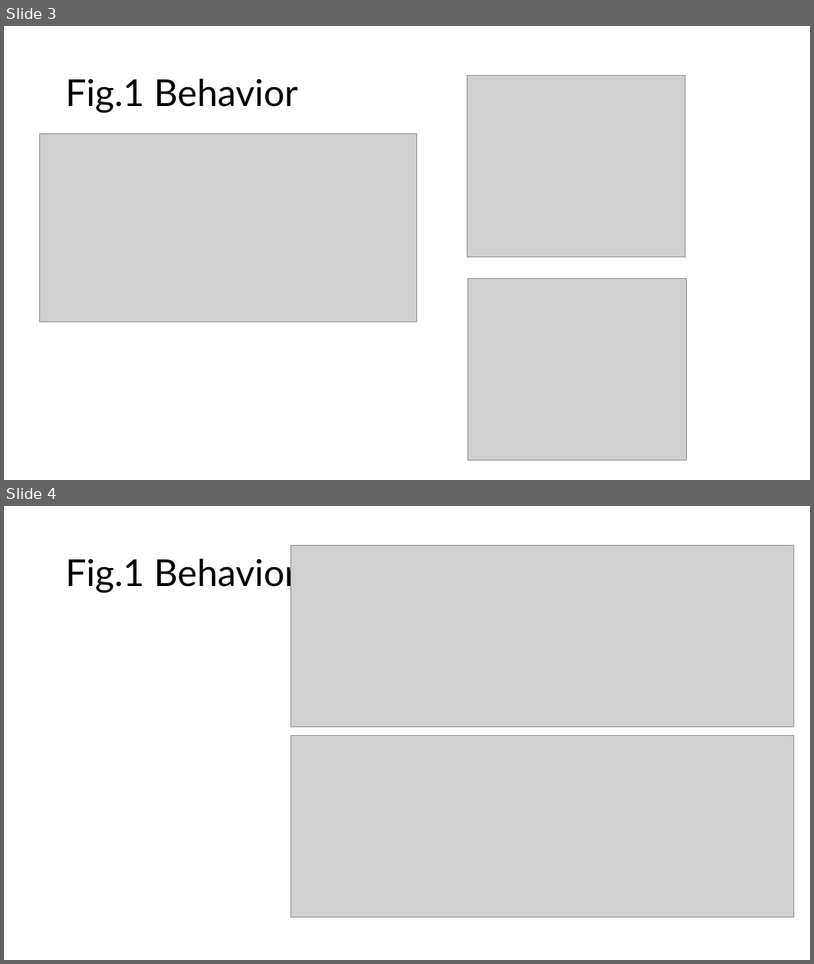
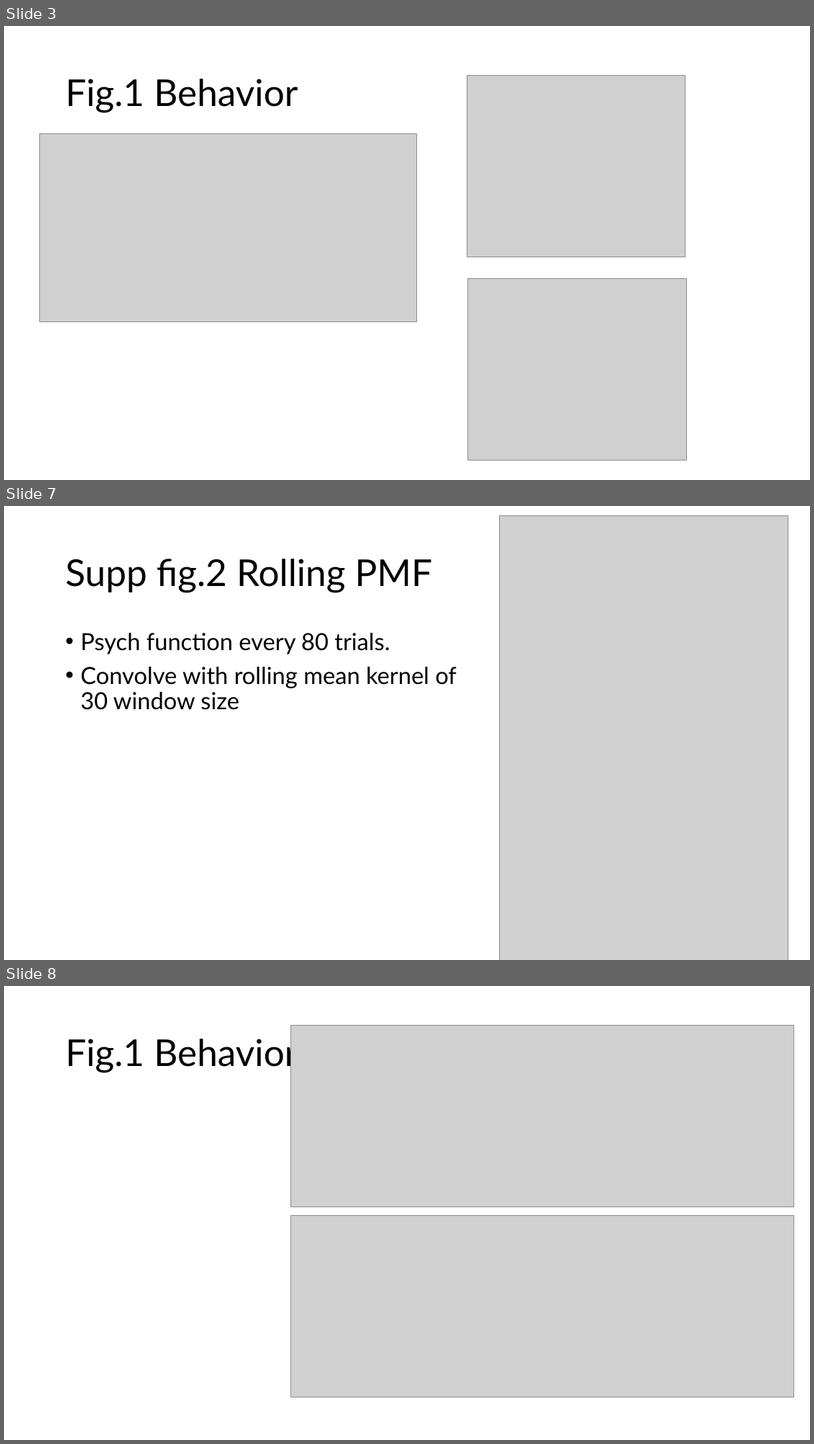
Before and after one commit to vaibrainium/prior-encoding-in-nhp-sc, a slide deck: dissemination/Prior encoding of Superior Colliculus in perceptual decision-making.pptx. Shown one above the other, each under a label of ours: slides 3 and 4 before the commit, slides 3, 7 and 8 after it; the slides between them are not shown. The pictures are 814x964 and 814x1444 pixels, drawn with LibreOffice and Linux fonts; fonts in the diff are those of the drawing; grey boxes stand for pictures. Boxes give left, top, right and bottom in pixels: in the first picture for what was removed or moved away, otherwise in the second. Text is boxed around its words. In the diff, an @@ line names an element or a change of style, - is before the commit and + after.

```diff
--- a/dissemination/Prior encoding of Superior Colliculus in perceptual decision-making.pptx
+++ b/dissemination/Prior encoding of Superior Colliculus in perceptual decision-making.pptx
@@ slide 7 added at [4, 506, 810, 960], background #FFFFFF @@
@@ picture added at [500, 515, 789, 960] @@
@@ title added at [65, 559, 432, 592], 44 pt, text #000000 @@
+Supp fig.2 Rolling PMF
@@ text added at [80, 633, 457, 710], 28 pt, text #000000 @@
+• Psych function every 80 trials.
+• Convolve with rolling mean kernel of 30 window size
@@ what was slide 4 is now slide 8 @@
```
Also in this commit, not shown: 1 slide changed, 5 other slides added, 2 slides removed, 11 other files.
